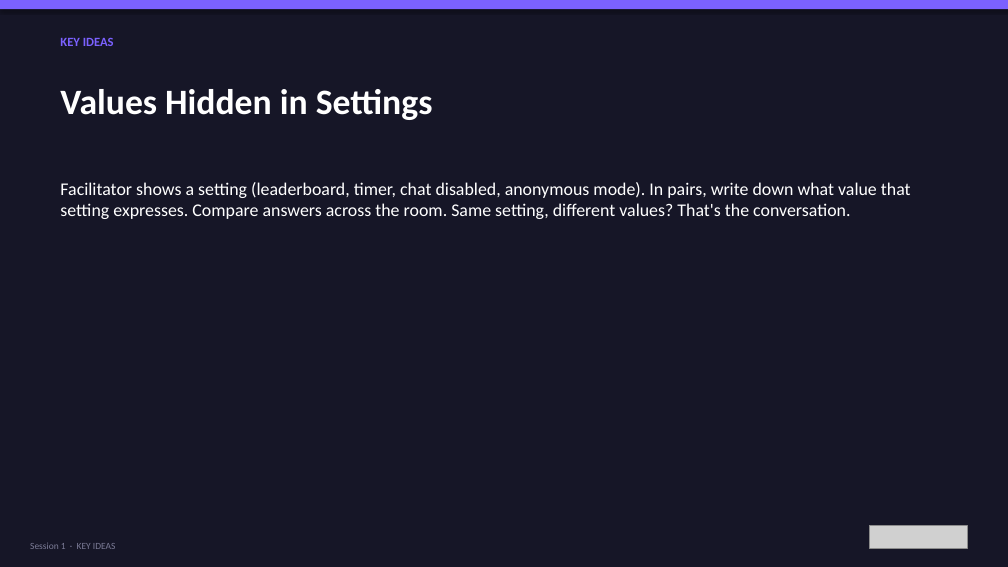
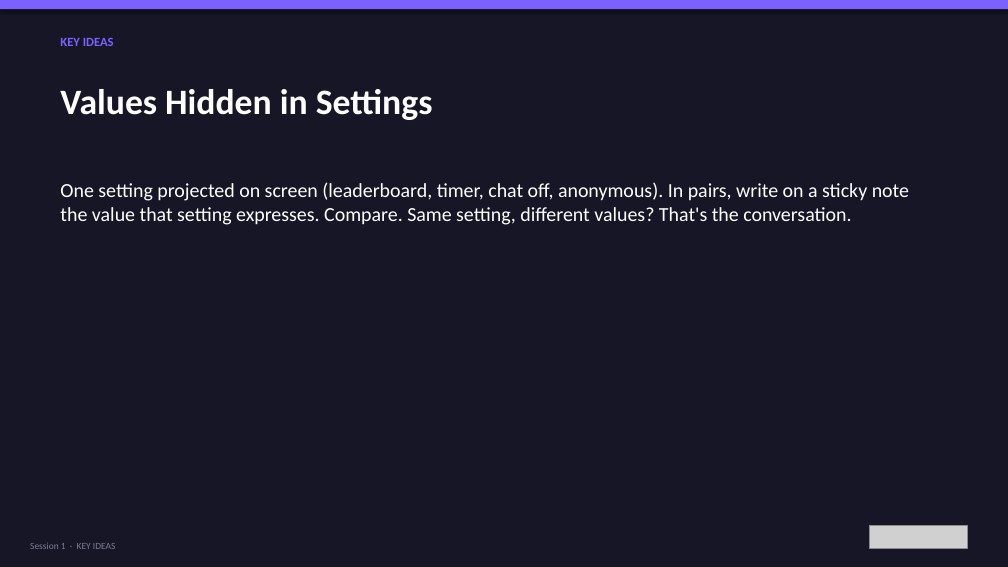
Before and after one commit to bh1ff/cpd-v2, a slide deck: slide 19 of assets/downloads/Session-1-What-Is-Digital-Youth-Work.pptx (slide 21 before the commit). Drawn at 1008x567 pixels with LibreOffice and Linux fonts; fonts in the diff are those of the drawing; grey boxes stand for pictures. Boxes give left, top, right and bottom in pixels: in the first picture for what was removed or moved away, otherwise in the second. Text is boxed around its words. In the diff, an @@ line names an element or a change of style, - is before the commit and + after.

```diff
--- a/assets/downloads/Session-1-What-Is-Digital-Youth-Work.pptx
+++ b/assets/downloads/Session-1-What-Is-Digital-Youth-Work.pptx
@@ text at [60,182,909,225]: text changed; size 17 to 19 pt @@
-Facilitator shows a setting (leaderboard, timer, chat disabled, anonymous mode). In pairs, write down what value that setting expresses. Compare answers across the room. Same setting, different values? That's the conversation.
+One setting projected on screen (leaderboard, timer, chat off, anonymous). In pairs, write on a sticky note the value that setting expresses. Compare. Same setting, different values? That's the conversation.
```
Also in this commit, not shown: 24 other slides changed, 1 slide added, 3 slides removed, 4 other files.
